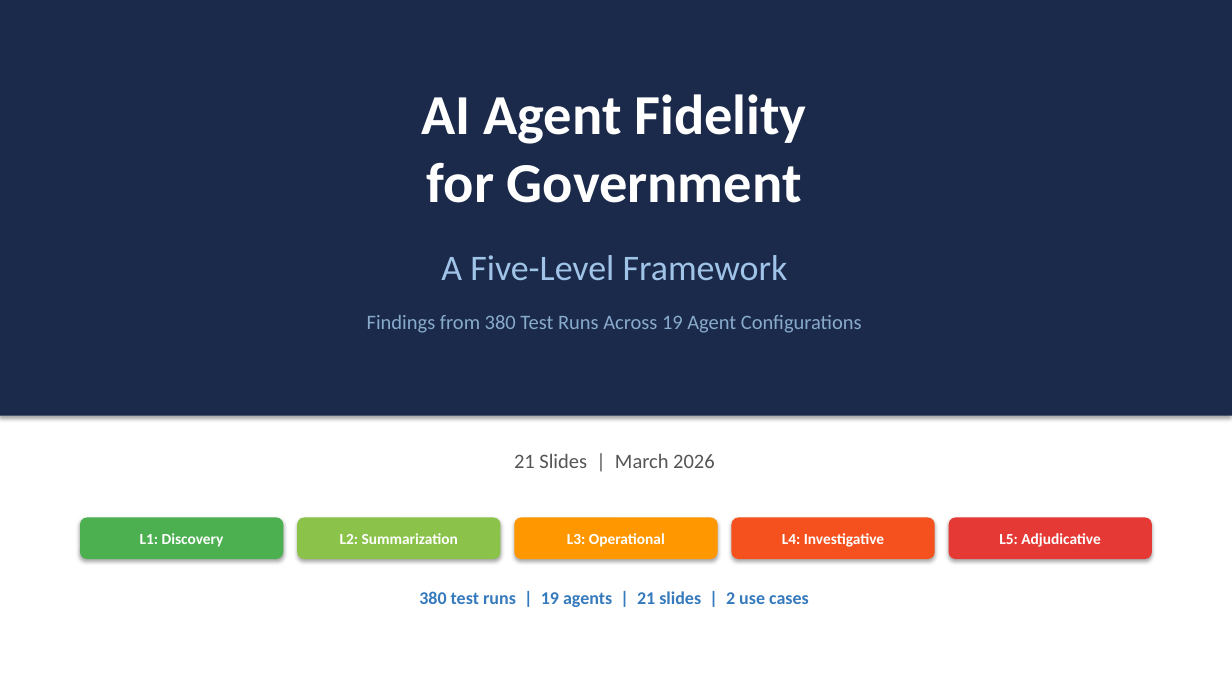
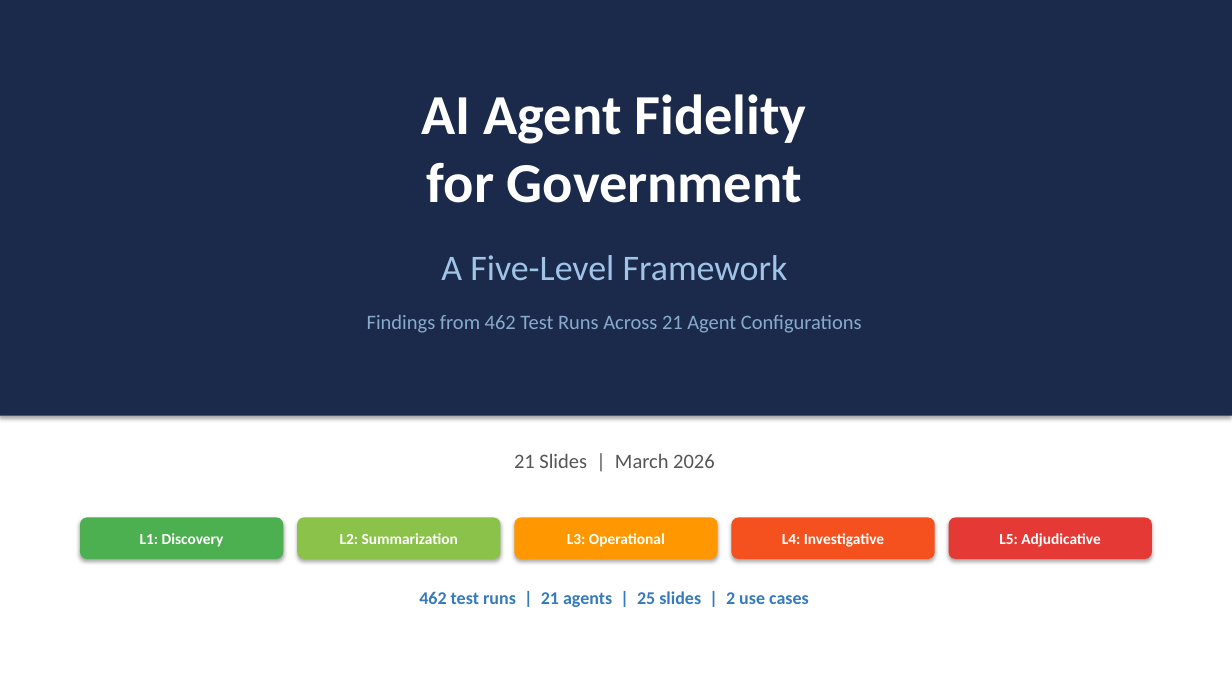
Before and after one commit to pogorman/dss-legal-case-agent, a slide deck: slide 1 of decks/agent-fidelity-spectrum.pptx. Drawn at 1232x693 pixels with LibreOffice and Linux fonts; fonts in the diff are those of the drawing. Boxes give left, top, right and bottom in pixels: in the first picture for what was removed or moved away, otherwise in the second. Text is boxed around its words. In the diff, an @@ line names an element or a change of style, - is before the commit and + after.

```diff
--- a/decks/agent-fidelity-spectrum.pptx
+++ b/decks/agent-fidelity-spectrum.pptx
@@ text at (367,315,862,333): text changed @@
-Findings from 380 Test Runs Across 19 Agent Configurations
+Findings from 462 Test Runs Across 21 Agent Configurations
@@ text at (419,591,809,607): text changed @@
-380 test runs | 19 agents | 21 slides | 2 use cases
+462 test runs | 21 agents | 25 slides | 2 use cases
```
Also in this commit, not shown: 1 other slide changed, 12 other files.
